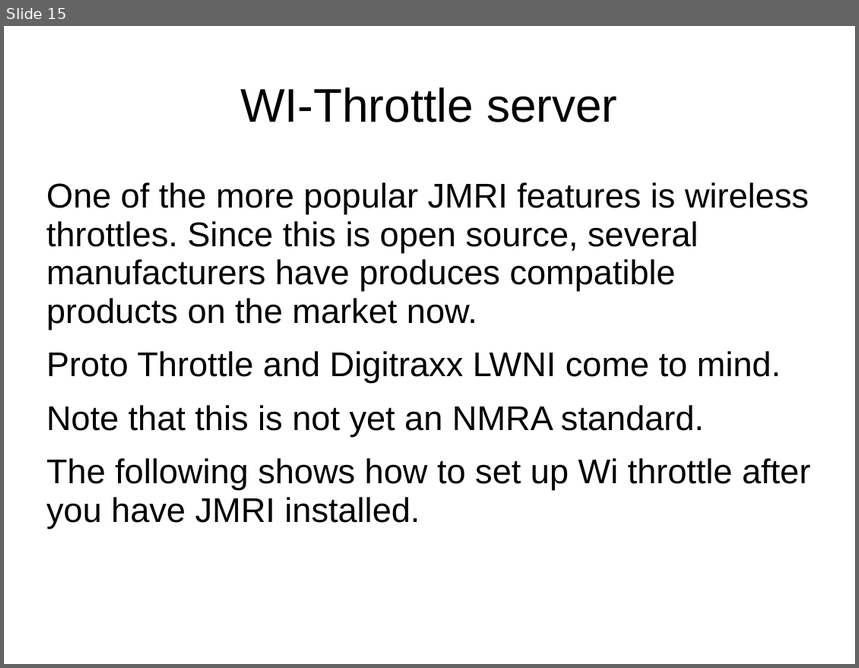
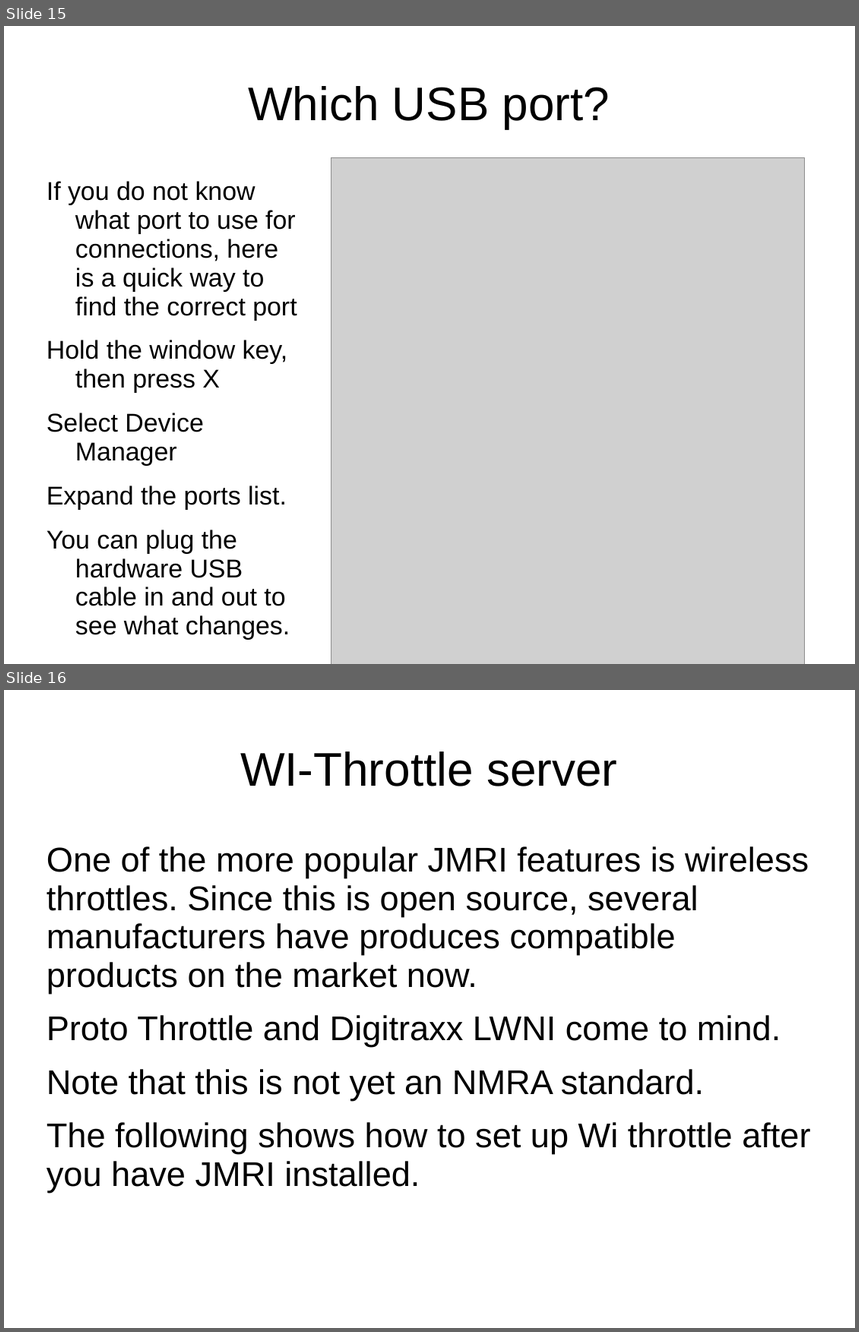
Before and after one commit to McLae/dfwtrainshows, a slide deck: Clinics/Starting with JMRI.ppt. Shown one above the other, each under a label of ours: slide 15 before the commit, slides 15 and 16 after it. The pictures are 859x668 and 859x1332 pixels, drawn with LibreOffice and Linux fonts; fonts in the diff are those of the drawing; grey boxes stand for pictures. Boxes give left, top, right and bottom in pixels: in the first picture for what was removed or moved away, otherwise in the second. Text is boxed around its words. In the diff, an @@ line names an element or a change of style, - is before the commit and + after.

Commit message:
Update Starting with JMRI.ppt
window key + x

```diff
--- a/Clinics/Starting with JMRI.ppt
+++ b/Clinics/Starting with JMRI.ppt
@@ slide 15 added at [4, 26, 855, 664], background #FFFFFF @@
@@ title added at [248, 86, 610, 129], 44 pt, text #000000 @@
+Which USB port?
@@ picture added at [332, 158, 805, 664] @@
@@ text added at [47, 181, 297, 640], 24 pt, text #000000 @@
+If you do not know what port to use for connections, here is a quick way to find the correct port
+Hold the window key, then press X
+Select Device Manager
+Expand the ports list.
+You can plug the hardware USB cable in and out to see what changes.
@@ what was slide 15 is now slide 16 @@
```
Also in this commit, not shown: 1 slide changed.
